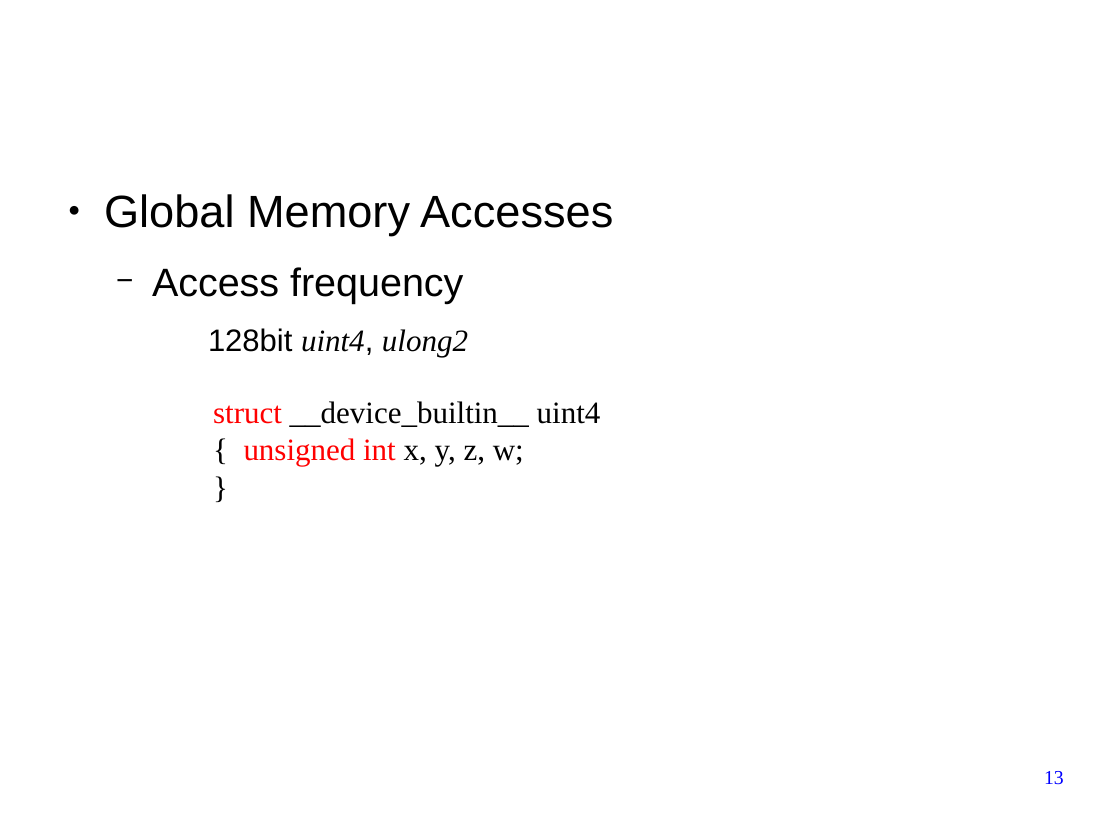
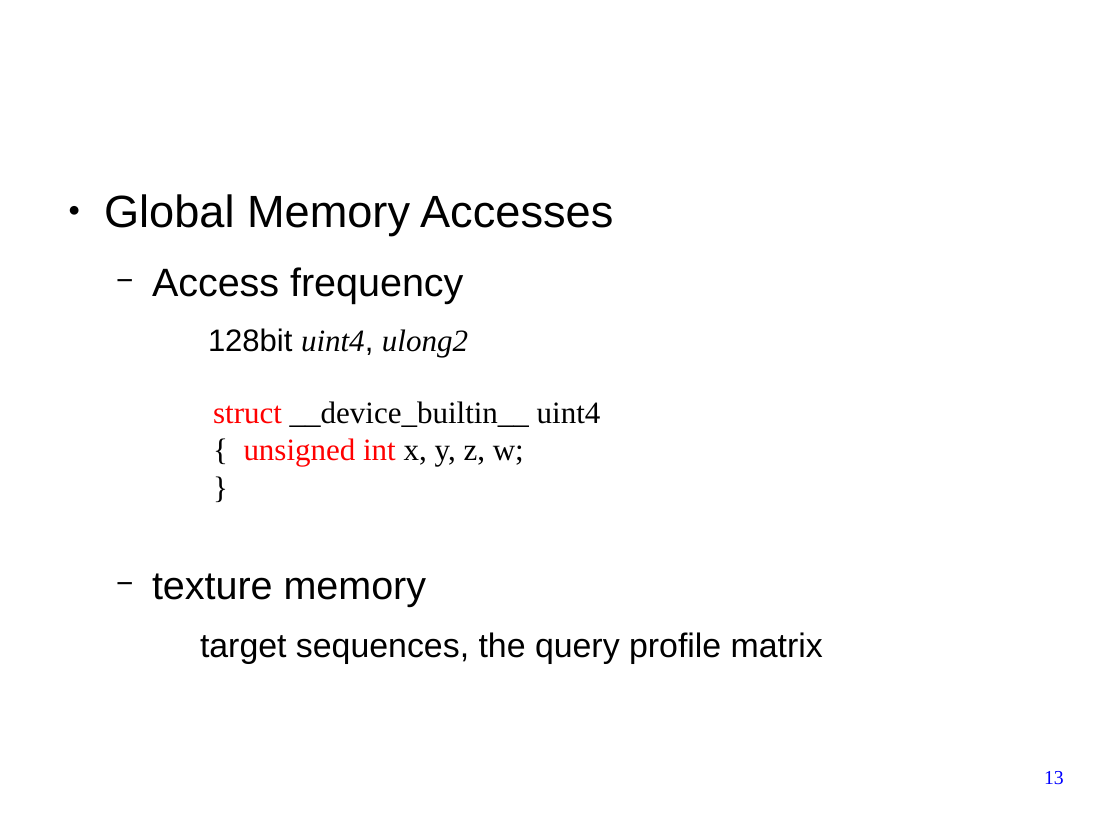
Before and after one commit to forestcheng/cudahmmsearch, a slide deck: slide 13 of thesis/thesisDefense.odp. Drawn at 1120x840 pixels with LibreOffice and Linux fonts; fonts in the diff are those of the drawing; background and template pictures are left out. Boxes give left, top, right and bottom in pixels: in the first picture for what was removed or moved away, otherwise in the second. Text is boxed around its words. In the diff, an @@ line names an element or a change of style, - is before the commit and + after.

```diff
--- a/thesis/thesisDefense.odp
+++ b/thesis/thesisDefense.odp
@@ text at <box>152,573,823,663</box>: paragraphs added @@
+  − texture memory
+    target sequences, the query profile matrix
```
Also in this commit, not shown: 4 other slides changed.
